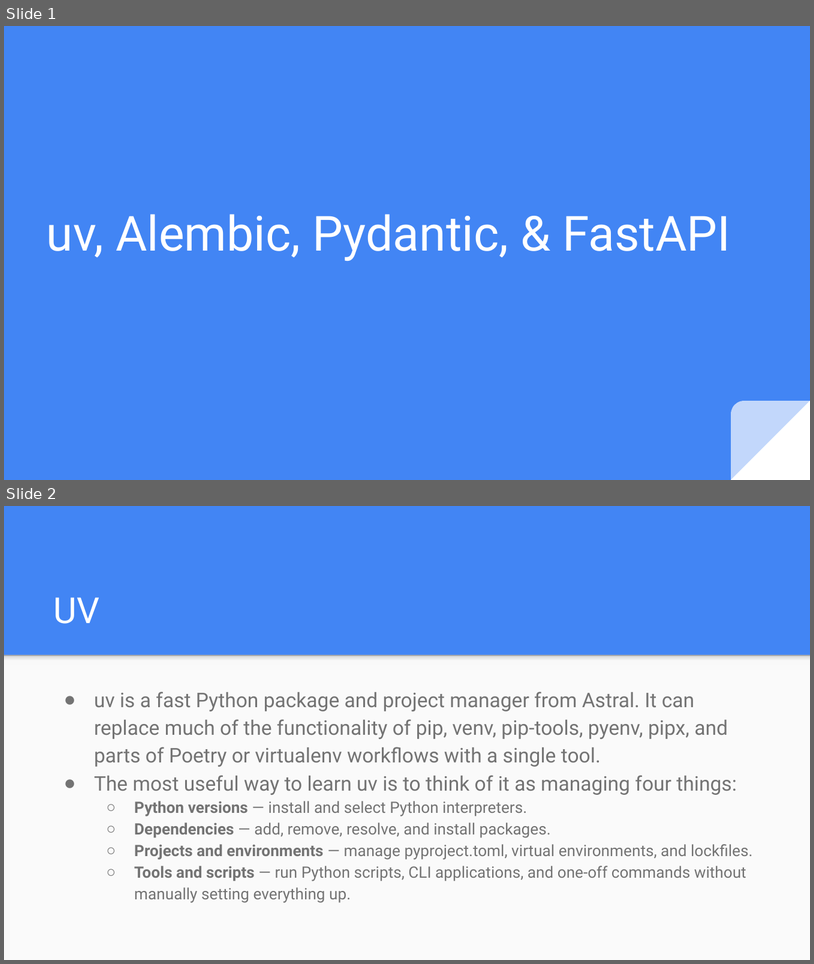
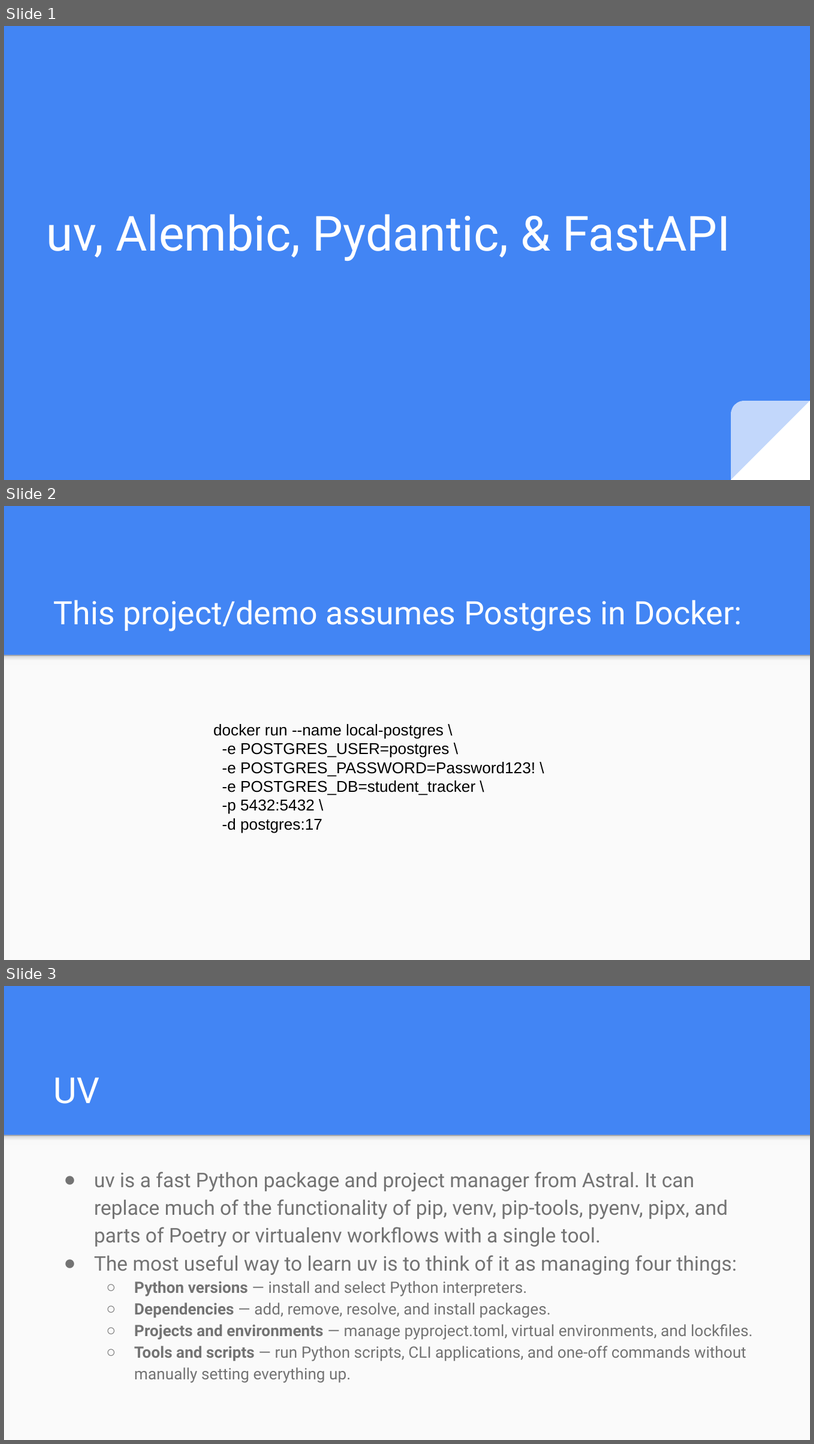
Before and after one commit to e-m-wilson/java-fs, a slide deck: Week_10/uv, Alembic, Pydantic, & FastAPI.pptx. Shown one above the other, each under a label of ours: slides 1 and 2 before the commit, slides 1, 2 and 3 after it. The pictures are 814x964 and 814x1444 pixels, drawn with LibreOffice and Linux fonts; fonts in the diff are those of the drawing. Boxes give left, top, right and bottom in pixels: in the first picture for what was removed or moved away, otherwise in the second. Text is boxed around its words. In the diff, an @@ line names an element or a change of style, - is before the commit and + after.

Commit message:
update

```diff
--- a/Week_10/uv, Alembic, Pydantic, & FastAPI.pptx
+++ b/Week_10/uv, Alembic, Pydantic, & FastAPI.pptx
@@ slide 2 added at (4, 506, 810, 960), background #4285F4; not listed: 2 template elements that a slide beside it also shows @@
@@ title added at (54, 600, 742, 631), 28.8 pt, text #FFFFFF @@
+This project/demo assumes Postgres in Docker:
@@ text added at (213, 724, 536, 833), 14 pt, text #000000 @@
+docker run --name local-postgres \
+-e POSTGRES_USER=postgres \
+-e POSTGRES_PASSWORD=Password123! \
+-e POSTGRES_DB=student_tracker \
+-p 5432:5432 \
+-d postgres:17
@@ what was slide 2 is now slide 3 @@
```
